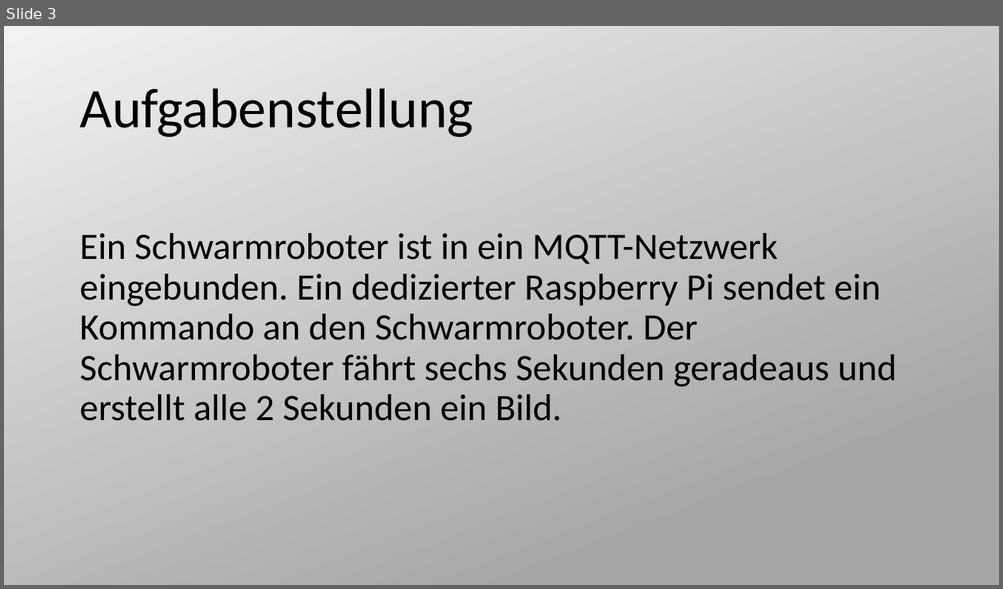
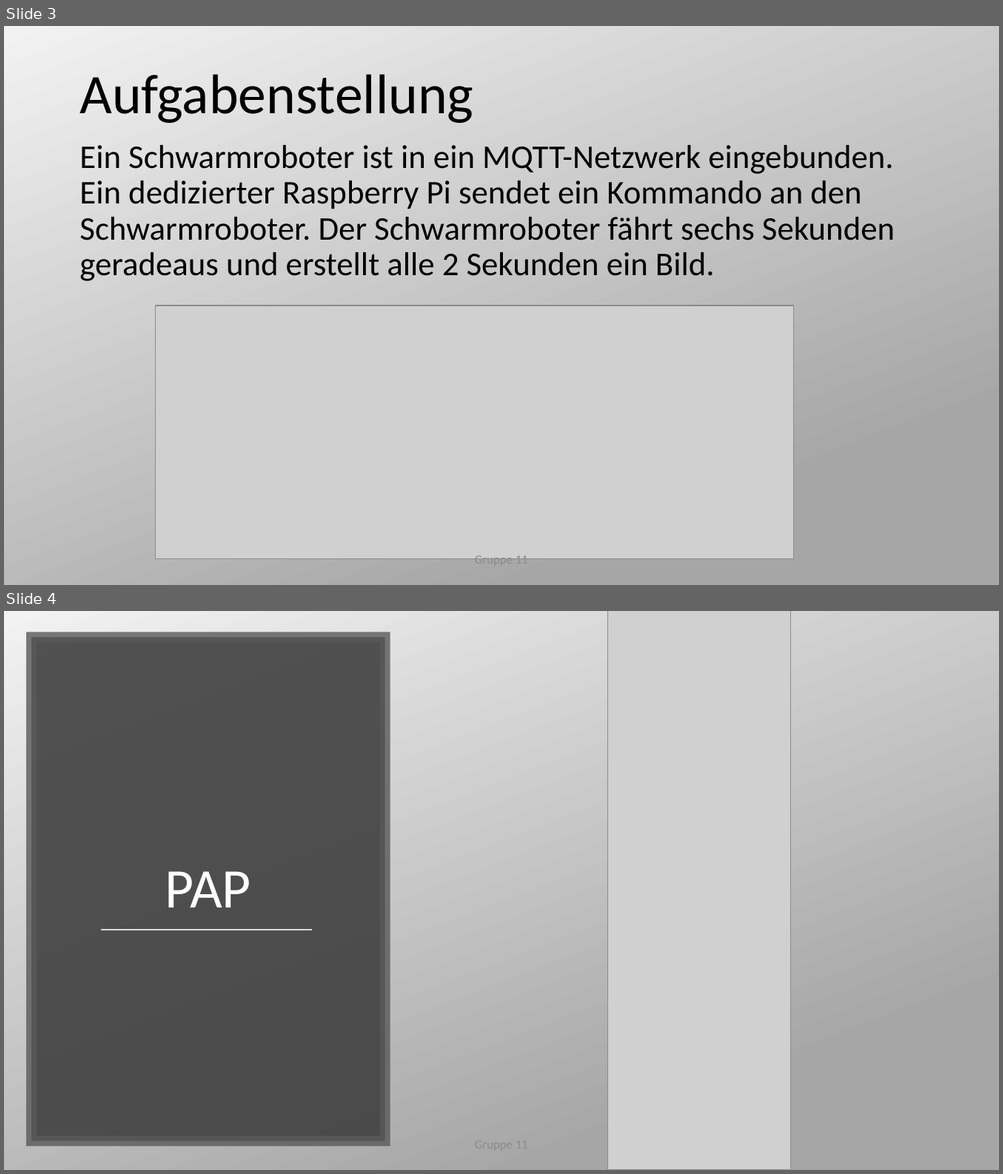
Before and after one commit to GretaThunbergUltras/Aufgabe-11, a slide deck: PräsentationNr1.pptx. Shown one above the other, each under a label of ours: slide 3 before the commit, slides 3 and 4 after it. The pictures are 1003x589 and 1003x1174 pixels, drawn with LibreOffice and Linux fonts; fonts in the diff are those of the drawing; grey boxes stand for pictures. Boxes give left, top, right and bottom in pixels: in the first picture for what was removed or moved away, otherwise in the second. Text is boxed around its words. In the diff, an @@ line names an element or a change of style, - is before the commit and + after.

```diff
--- a/PräsentationNr1.pptx
+++ b/PräsentationNr1.pptx
@@ slide 4 added at bbox=[4, 611, 999, 1170], background gradient #F2F2F2 to #A6A6A6 @@
@@ picture added at bbox=[608, 611, 791, 1170] @@
@@ rectangle added at bbox=[31, 637, 385, 1142], fill #404040 at 90% opacity, outline #595959 10 pt @@
@@ title added at bbox=[165, 871, 251, 908], 54 pt, text #FFFFFF @@
+PAP
@@ line added from (101, 931) to (312, 931), #D9D9D9 1.75 pt @@
@@ slide 3 changed as well @@
@@ title "Aufgabenstellung": place and size @@
-title "Aufgabenstellung" at bbox=[79, 88, 473, 137]
+title "Aufgabenstellung" at bbox=[79, 74, 473, 123]
@@ text "Ein Schwarmroboter ist in ein ...": place and size @@
-text "Ein Schwarmroboter ist in ein ..." at bbox=[79, 233, 896, 421]
+text "Ein Schwarmroboter ist in ein ..." at bbox=[79, 145, 894, 281]
@@ text "Ein Schwarmroboter ist in ein ..." at bbox=[79, 145, 894, 281]: size 36 to 32 pt @@
@@ picture added at bbox=[156, 306, 794, 560] @@
@@ text added at bbox=[475, 553, 528, 568], 12 pt, text #8C8C8C @@
+Gruppe 11
```
Also in this commit, not shown: 4 other slides changed, 1 slide removed, 1 other file.
